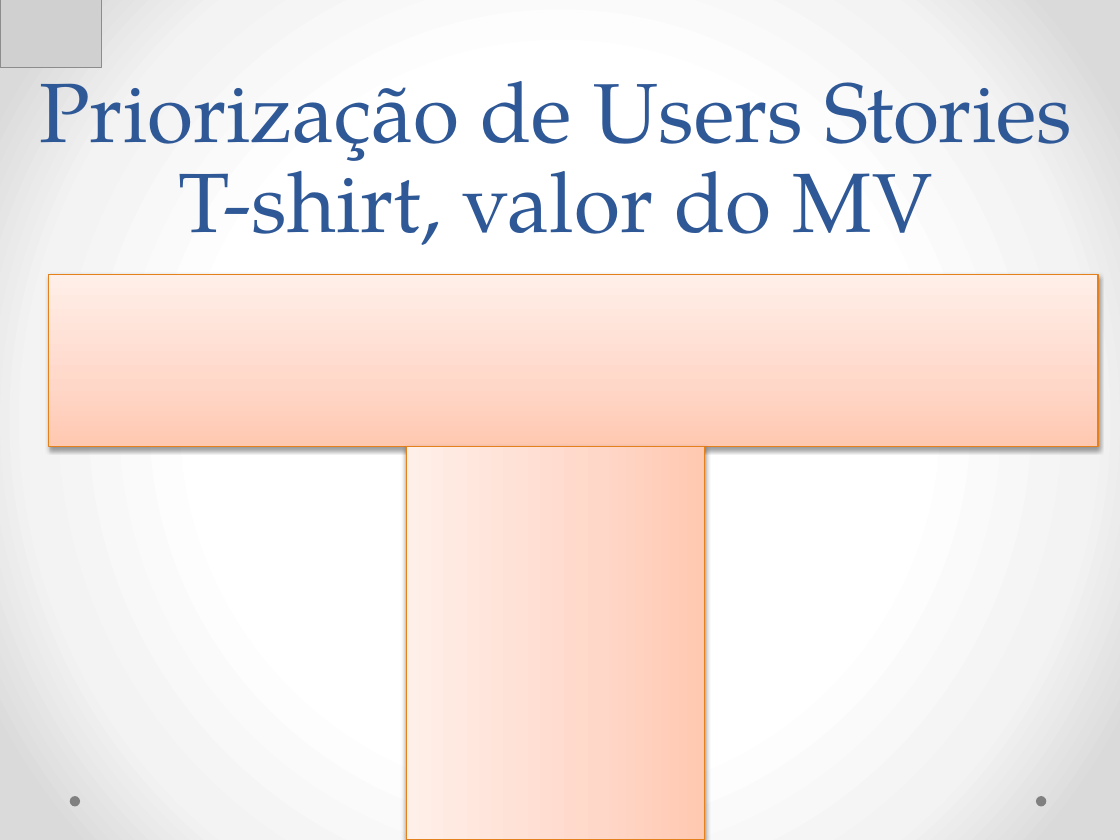
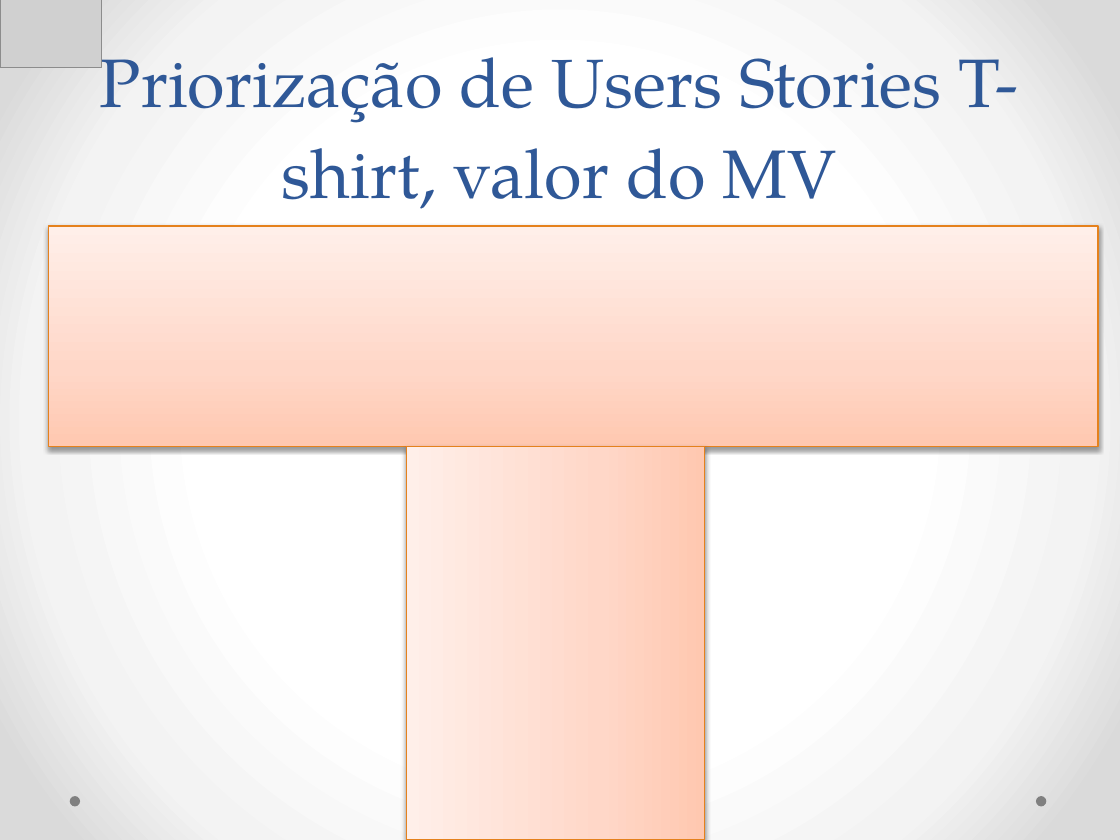
Before and after one commit to Neimarmg/TCC, a slide deck: slide 14 of Ppt.pptx (slide 13 before the commit). Drawn at 1120x840 pixels with LibreOffice and Linux fonts; fonts in the diff are those of the drawing; grey boxes stand for pictures. Boxes give left, top, right and bottom in pixels: in the first picture for what was removed or moved away, otherwise in the second. Text is boxed around its words. In the diff, an @@ line names an element or a change of style, - is before the commit and + after.

```diff
--- a/Ppt.pptx
+++ b/Ppt.pptx
@@ title "Priorização de Users Stories T-shirt, ...": place and size @@
-title "Priorização de Users Stories T-shirt, ..." at (39, 54, 1072, 245)
+title "Priorização de Users Stories T-shirt, ..." at (100, 36, 1019, 209)
@@ title "Priorização de Users Stories T-shirt, ..." at (100, 36, 1019, 209): size 54 to 44 pt @@
@@ rectangle: place and size @@
-rectangle at (48, 274, 1098, 447)
+rectangle at (48, 226, 1098, 447)
```
Also in this commit, not shown: 4 other slides changed, 1 slide added, 1 other file.
